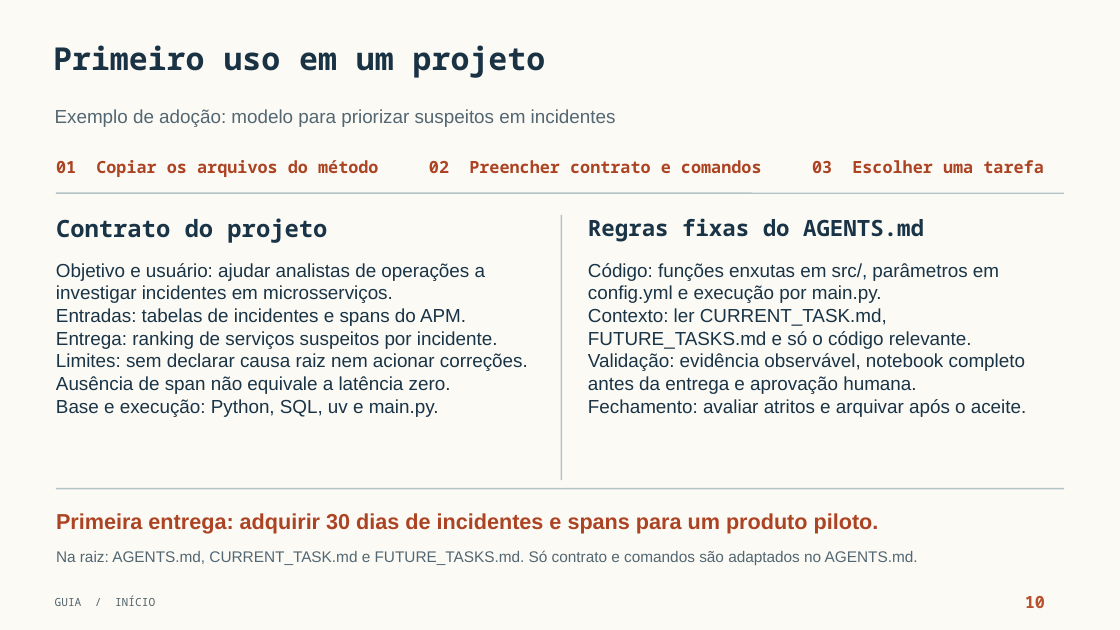
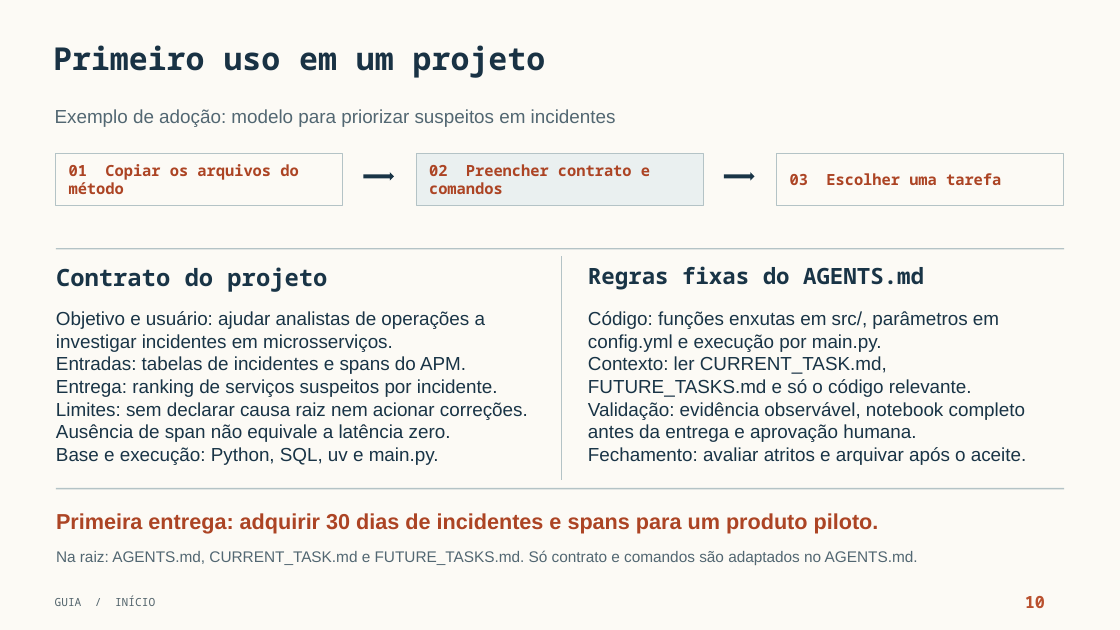
Before and after one commit to wjohnnyhonorato/readings, a slide deck: slide 9 of projects/SDD-Fast/sdd-fast-guia-ilustrado-v4.pptx (slide 10 before the commit). Drawn at 1120x630 pixels with LibreOffice and Linux fonts; fonts in the diff are those of the drawing; background and template pictures are left out. Boxes give left, top, right and bottom in pixels: in the first picture for what was removed or moved away, otherwise in the second. Text is boxed around its words. In the diff, an @@ line names an element or a change of style, - is before the commit and + after.

```diff
--- a/projects/SDD-Fast/sdd-fast-guia-ilustrado-v4.pptx
+++ b/projects/SDD-Fast/sdd-fast-guia-ilustrado-v4.pptx
@@ rectangle added at (56,154,343,206), fill #FCFAF5, outline #B4C3C6 1.05 pt @@
@@ text at (69,164,298,194): text changed; size 18 to 16.5 pt @@
-01 Copiar os arquivos do método 02 Preencher contrato e comandos 03 Escolher uma tarefa
+01 Copiar os arquivos do método
@@ text "01 Copiar os arquivos do ..." at (69,164,298,194): vertical alignment top to middle @@
@@ right arrow added at (363,172,394,180), fill #193446 @@
@@ rectangle added at (417,154,703,206), fill #EAF0F0, outline #B4C3C6 1.05 pt @@
@@ text added at (429,164,650,194), 16.5 pt, text #AC4424, bold @@
+02 Preencher contrato e comandos
@@ right arrow added at (724,172,755,180), fill #193446 @@
@@ rectangle added at (777,154,1064,206), fill #FCFAF5, outline #B4C3C6 1.05 pt @@
@@ text added at (790,173,1001,185), 16.5 pt, text #AC4424, bold @@
+03 Escolher uma tarefa
@@ line moved from (56, 193) - (1064, 193) to (56, 249) - (1064, 249) @@
@@ line moved from (561, 215) - (561, 480) to (561, 256) - (561, 480) @@
@@ 4 texts: place and size @@
-4 texts at (56,218,1026,417)
+4 texts at (56,266,1026,465)
```
Also in this commit, not shown: 8 other slides changed.
